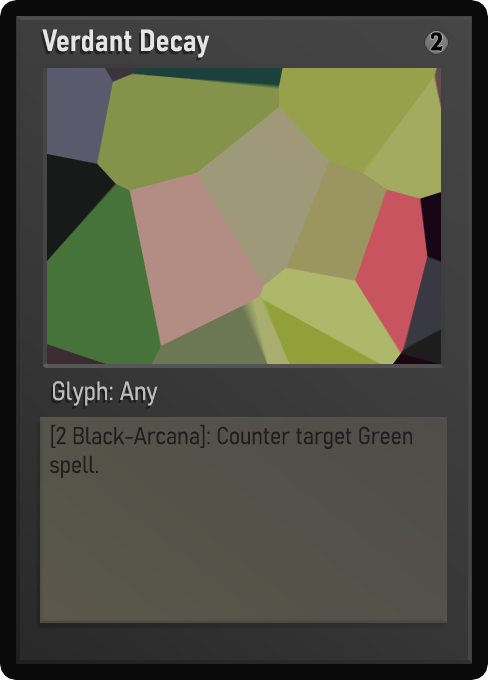
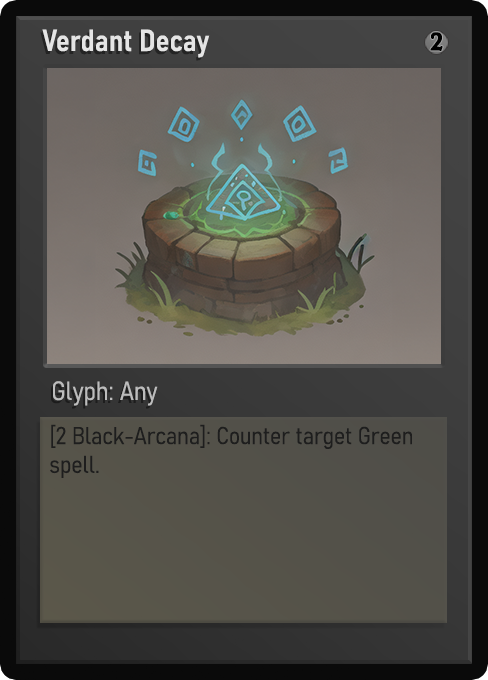
Layered file, before and after one edit (w=488, h=680). Changes by layer:
painted on "Name" over [57, 30, 204, 58]
painted on "Class" over [53, 383, 152, 406]
painted on "Desc_norm" over [50, 426, 400, 478]
painted on "Artwork" over [47, 68, 441, 364]
